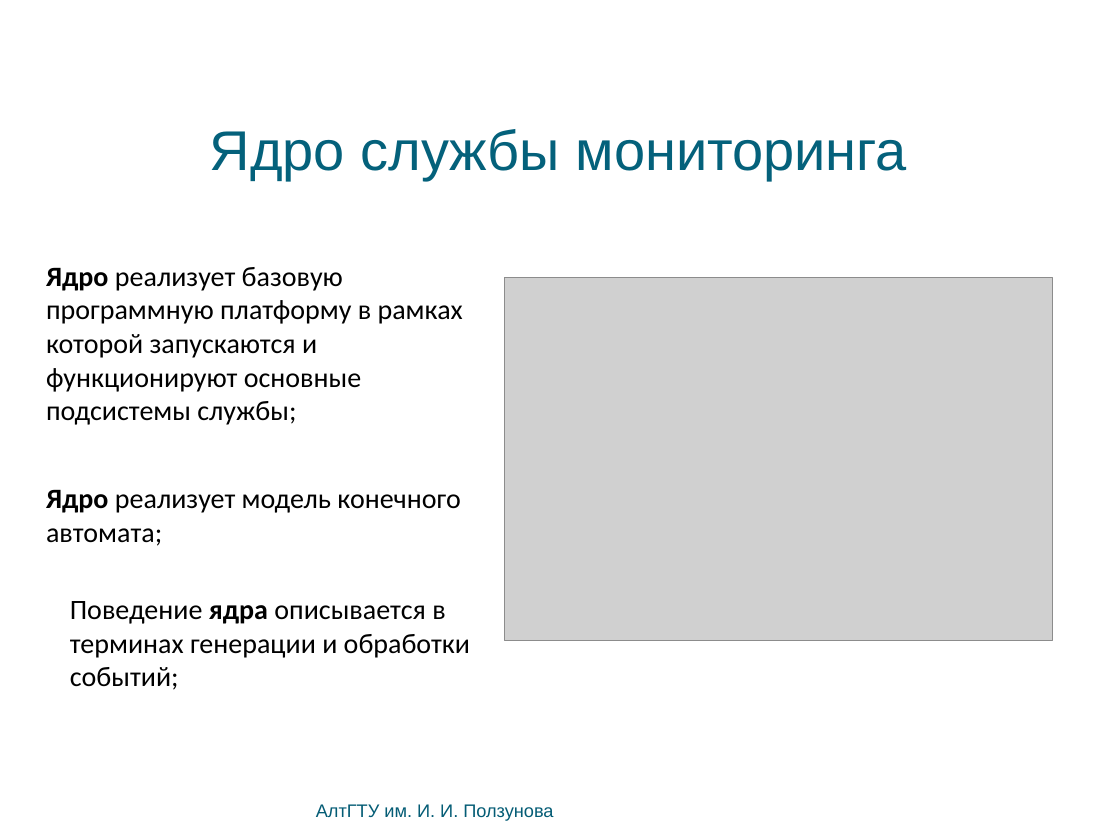
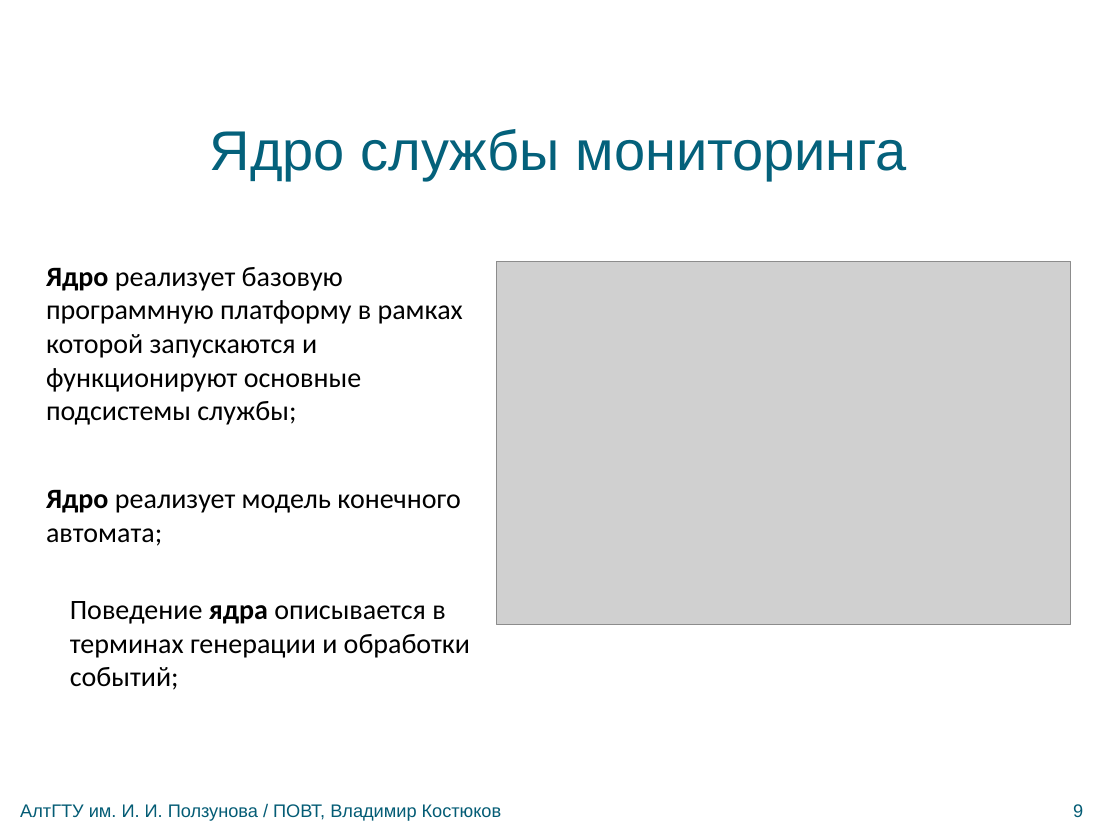
Before and after one commit to bluerain/snoopy, a slide deck: slide 9 of diploma/trunk/ppt/kostyukov.pptx (slide 10 before the commit). Drawn at 1120x840 pixels with LibreOffice and Linux fonts; fonts in the diff are those of the drawing; grey boxes stand for pictures; background and template pictures are left out. Boxes give left, top, right and bottom in pixels: in the first picture for what was removed or moved away, otherwise in the second. Text is boxed around its words. In the diff, an @@ line names an element or a change of style, - is before the commit and + after.

```diff
--- a/diploma/trunk/ppt/kostyukov.pptx
+++ b/diploma/trunk/ppt/kostyukov.pptx
@@ picture resized from (x1=504, y1=277, x2=1052, y2=640) to (x1=497, y1=261, x2=1072, y2=624) @@
@@ text at (x1=20, y1=804, x2=502, y2=821): text changed @@
-АлтГТУ им. И. И. Ползунова
+АлтГТУ им. И. И. Ползунова / ПОВТ, Владимир Костюков
@@ text added at (x1=1073, y1=804, x2=1083, y2=817), 13 pt, text #045C75 @@
+9
```
Also in this commit, not shown: 18 other slides changed, 1 slide added, 1 slide removed, 2 other files.
